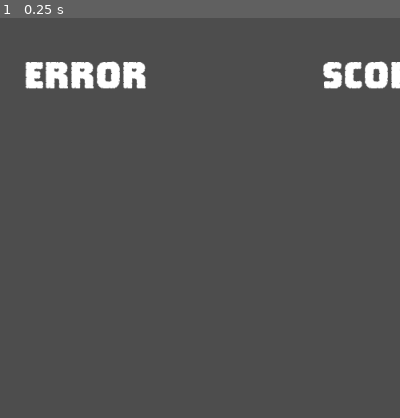
Above: before the commit, frame 1.
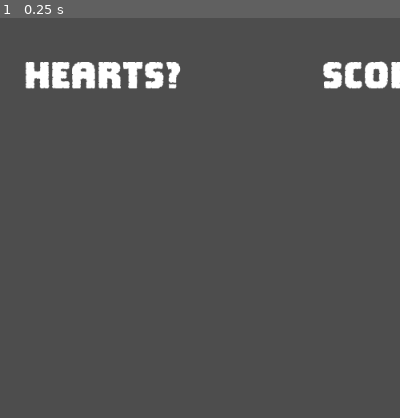
Above: after the commit, the same moment.

Repository: MichaelDawe/skewer_it
Game: Godot game, scene res://hud.tscn
The game is run twice, just before and just after one commit, with the same random seed, the same clock (stepped at 60 frames per second) and the same inputs. This scene is started directly instead of the project's main scene.
Inputs:
- Up to frame 1 (0.25 s): no input
The pictures show only the part of the screen within x 0-50%, y 0-50%; the shares and areas given below are measured in that part.

The runs differ from the first frame. In frame 1, 1.3% of the frame differs, in the area x 6-45%, y 10-18%.
Error in both runs: Invalid access to property or key 'scoreText' on a base object of type 'null instance'. (res://hud.gd:15)

Commit message:
more scoring changes, looking good

Diff:
--- a/hud.gd
+++ b/hud.gd
@@ -12,9 +12,12 @@
 func _process(_delta):
 	# display score in hud
 	# not ideal setting this every frame, want to make it callable from main
-	$MarginContainer/Score.set_text(main.scoreText + str(int(main.score)))
-	$MarginContainer/NextName.set_text(main.nameText)
-
+	$MarginContainer/Score.set_text(
+							main.scoreText
+							+ str(int(main.score))
+							+ " Bonus: "
+							+ str(main.bonus - 1))
+	$MarginContainer/Health.set_text("Health: " + str(main.health))
 
 func _on_pause_pressed():
 	# pause the main scene
--- a/hud.tscn
+++ b/hud.tscn
@@ -62,14 +62,14 @@
 text = "pause"
 flat = true
 
-[node name="NextName" type="RichTextLabel" parent="MarginContainer"]
+[node name="Health" type="RichTextLabel" parent="MarginContainer"]
 material = SubResource("ShaderMaterial_4gu5r")
 layout_mode = 2
 size_flags_horizontal = 0
 size_flags_vertical = 4
 theme_override_fonts/normal_font = ExtResource("1_soxht")
 theme_override_font_sizes/normal_font_size = 48
-text = "Error"
+text = "Hearts?"
 fit_content = true
 scroll_active = false
 autowrap_mode = 0
--- a/main.gd
+++ b/main.gd
@@ -8,16 +8,21 @@
 var score = 0.0 # score
 var ratio = 0.0 # stuff to devide mouse input by.
 var catch = 0.0 # catch animation shader uniform thingy
+var damaged = 0.0 # damage animation shader uniform thingy
 var highscore # highscore
 var highscoreBeat # used to flash the screen when the highscore is beaten, or control music
 var scoreText = "SCORE: "
 var mouseX = 0.0
 var mouseY = 0.0
 var bonus = 1.0 # score multiplier
-var targetNumber = 1 # the index of the target vegie
-var oldTargetNo = 0 # stores the last one to prevent duplicates
-					# replace with checking which are on the skewer.
-var nameText = "Aubergine"
+var caught = [0, 0, 0, 0, 0, 0] # list of objects already on skewer
+								# there are 5 places, with index 0 used
+								# for when the skewer is empty ahh
+var health = 5 	# starting health (maybe modify it based on difficulty?)
+				# probably default of 3 or 5, its 5 below but 2 here for debug
+				# could replace with just the bonus actually,
+				# which resets when you make a mistake
+var caughtPos = 0 # 0 = empty
 var gameMode = 0 # 0 = normal, 1 = infinite mode (no highscore), 2 = ect.
 
 # Called when the node enters the scene tree for the first time.
@@ -51,8 +56,8 @@
 
 # Called every frame. 'delta' is the elapsed time since the previous frame.
 func _process(delta):
-	mouseX = get_viewport().get_mouse_position().x
-	mouseY = get_viewport().get_mouse_position().y
+	mouseX = get_viewport().get_mouse_position().x + 1
+	mouseY = get_viewport().get_mouse_position().y + 1
 
 	# process pause signal
 	if mode == 1:
@@ -97,15 +102,18 @@
 
 		# flash screen when highscore beaten
 		if(int(score) > highscore and not highscoreBeat):
-			catch = 2
+			catch += 2
 			highscoreBeat = true
 			scoreText = "NEW HIGHSCORE: "
 
 
 	# process shader effects
 	$MainCamera/PostProcess.get_active_material(0).set_shader_parameter("catch", catch)
-	catch -= delta * 2
-	if(catch < 0.0): catch = 0.0
+	if(catch > 0.0): catch -= delta * 2
+	else: catch = 0.0
+	$MainCamera/PostProcess.get_active_material(0).set_shader_parameter("damaged", damaged)
+	if(damaged > 0.0): damaged -= delta * 2
+	else: damaged = 0.0
 
 func pause():
 	# set slo-mo to fade back in when the game resumes.
@@ -124,6 +132,13 @@
 	score = 0.0
 	# reset skewer to be hidden
 	$Skewer.position = Vector3(0.0, 0.0, 128)
+	# more stuff copied from the top
+	bonus = 1.0 # score multiplier
+	caught = [0, 0, 0, 0, 0, 0] # list of objects already on skewer
+								# there are 5 places, with index 0 used
+								# for when the skewer is empty ahh
+	health = 5 # starting health (maybe modify it based on difficulty?)
+	caughtPos = 0 # 0 = empty
 
 func play():
 	# enable / dissable post effects
@@ -155,44 +170,47 @@
 
 func score_add():
 	score += 1 * bonus
-	catch = 1
+	catch += 1
 	# make game speed up over time
 	speedBoost += 0.005 * (speed / 10.0);	# make this a lot smaller thank 0.02 I think!
 											# second half makes it exponentially harder for hard mode and easier for easy mode
 											# to help prevent abusing the speed to increase your highscore
 
-func update_hud():
-	match(targetNumber):
-		1: nameText = "Aubergine"
-		2: nameText = "Garlic"
-		3: nameText = "Gerkin"
-		4: nameText = "Yellow Pepper"
-		5: nameText = "Tomato"
-		6: nameText = "Tofu"
-		7: nameText = "Shallot"
-		8: nameText = "Sausage"
-		9: nameText = "Red Pepper"
-		10: nameText = "Pineapple"
-		11: nameText = "Olive"
-		12: nameText = "Mushroom"
-		13: nameText = "Marinated Tofu"
-		14: nameText = "Maize"
-		15: nameText = "Green Pepper"
-
 func score_update(n):
 	if(gameMode == 0):
-		if(n.get_meta("number") == targetNumber):
+		var number = n.get_meta("number")
+		if(number not in caught):
+			# updates caughtPos for next pick
+			caughtPos += 1
+			# loops and resets the skewer when full, make spawn sparks later
+			if(caughtPos == 5):
+				caughtPos = 0
+				for i in 6:
+					caught[i] = 0
+				catch += 1
+				bonus += 0.25
+			# updates latest pick
+			if(caughtPos > 0):
+				caught[caughtPos] = number
 			score_add()
-			# update targetNumber
-			oldTargetNo = targetNumber
-			targetNumber = randi_range(1, 14)
-			if(targetNumber == oldTargetNo):
-				targetNumber = 15
-			update_hud()
 		else:
 			# kill game / deduct health
-			score -= 1
-
+			health -= 1
+			damaged = 1
+			bonus = 1.0
+			# kill
+			if(health == 0):
+				mode = 0
+				var menu = preload("res://menu.tscn").instantiate()
+				add_child(menu)
+				# run the play script on the main scene
+				quit_to_menu()
+				get_node("hud").queue_free()
+			# reset skewer
+			for i in 6:
+				caught[i] = 0
+			# reset counter
+			caughtPos = 0
 
 func _on_aubergine_input_event(_camera, _event, _position, _normal, _shape_idx):
 	var n = $Vegies/Aubergine
--- a/main.tscn
+++ b/main.tscn
@@ -54,6 +54,7 @@
 render_priority = 0
 shader = ExtResource("38_reqji")
 shader_parameter/catch = 0.0
+shader_parameter/damaged = null
 
 [sub_resource type="QuadMesh" id="QuadMesh_sw2bk"]
 material = SubResource("ShaderMaterial_ac0uo")
--- a/shaders/post.gdshader
+++ b/shaders/post.gdshader
@@ -4,6 +4,7 @@
 uniform sampler2D screen_texture : hint_screen_texture, repeat_disable, filter_nearest;
 
 uniform float catch;
+uniform float damaged;
 
 void vertex() {
 	POSITION = vec4(VERTEX, 1.0);
@@ -17,6 +18,7 @@
 	vig = pow(vig, 0.5);
 
 	col += col * catch * vig;
+	col = mix(col, (col * vec3(1.0, 0.0, 0.0)) + vec3(0.2, 0.0, 0.0), vig * damaged);
 
 	ALBEDO = col;
 }
